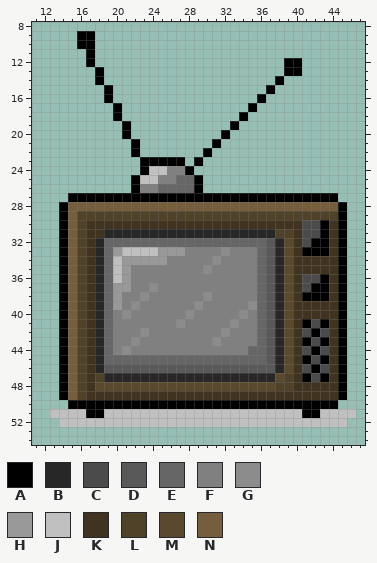
A pixel-art sprite gets an edit: assets/textures/tv.png. That is the earlier state.
The file is 128x128 pixels, drawn in blocks of 2x2; one block is one cell here. Colours within 5 levels of each other are drawn and written as one. Shown: x 11..47, y 8..54.
Palette (. is transparent): A #000000  B #272727  C #4b4b4b  D #595959  E #666666  F #808080  G #8c8c8c  H #999999  J #c0c0c0  K #403421  L #504129  M #5b492f  N #755e3d
After:
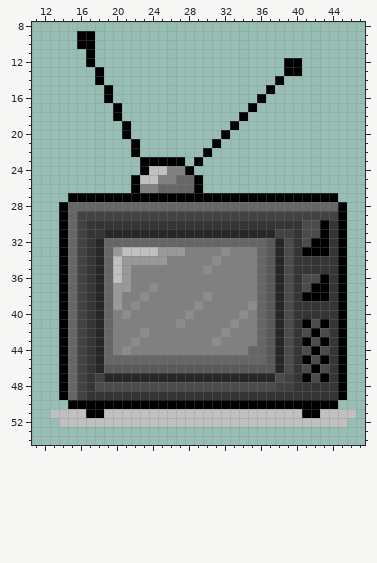
Edits made:
{"colour":"K","old":"#403421","new":"#353535"}
{"colour":"L","old":"#504129","new":"#424242"}
{"y":28,"x":15,"old":"NNNNNNNNNNNNNNNNNNNNNNNNNNNNNN","new":"EEEEEEEEEEEEEEEEEEEEEEEEEEEEEE"}
{"y":29,"x":15,"old":"N","new":"E"}
{"y":30,"x":15,"old":"N","new":"E"}
{"y":31,"x":15,"old":"N","new":"E"}
{"y":32,"x":15,"old":"N","new":"E"}
{"y":32,"x":39,"old":"M","new":"C"}
{"y":33,"x":15,"old":"N","new":"E"}
{"y":33,"x":39,"old":"M","new":"C"}
{"y":34,"x":15,"old":"N","new":"E"}
{"y":34,"x":39,"old":"M","new":"C"}
{"y":35,"x":15,"old":"N","new":"E"}
{"y":35,"x":39,"old":"M","new":"C"}
{"y":36,"x":15,"old":"N","new":"E"}
{"y":36,"x":39,"old":"M","new":"C"}
{"y":37,"x":15,"old":"N","new":"E"}
{"y":37,"x":39,"old":"M","new":"C"}
{"y":38,"x":15,"old":"N","new":"E"}
{"y":38,"x":39,"old":"M","new":"C"}
{"y":39,"x":15,"old":"N","new":"E"}
{"y":39,"x":39,"old":"M","new":"C"}
{"y":40,"x":15,"old":"N","new":"E"}
{"y":40,"x":39,"old":"M","new":"C"}
{"y":41,"x":15,"old":"N","new":"E"}
{"y":41,"x":39,"old":"M","new":"C"}
{"y":42,"x":15,"old":"N","new":"E"}
{"y":42,"x":39,"old":"M","new":"C"}
{"y":43,"x":15,"old":"N","new":"E"}
{"y":43,"x":39,"old":"M","new":"C"}
{"y":44,"x":15,"old":"N","new":"E"}
{"y":44,"x":39,"old":"M","new":"C"}
{"y":45,"x":15,"old":"N","new":"E"}
{"y":45,"x":39,"old":"M","new":"C"}
{"y":46,"x":15,"old":"N","new":"E"}
{"y":46,"x":39,"old":"M","new":"C"}
{"y":47,"x":15,"old":"N","new":"E"}
{"y":47,"x":38,"old":"M","new":"C"}
{"y":48,"x":15,"old":"N","new":"E"}
{"y":48,"x":18,"old":"MMMMMMMMMMMMMMMMMMMM","new":"CCCCCCCCCCCCCCCCCCCC"}
{"y":49,"x":15,"old":"N","new":"E"}
